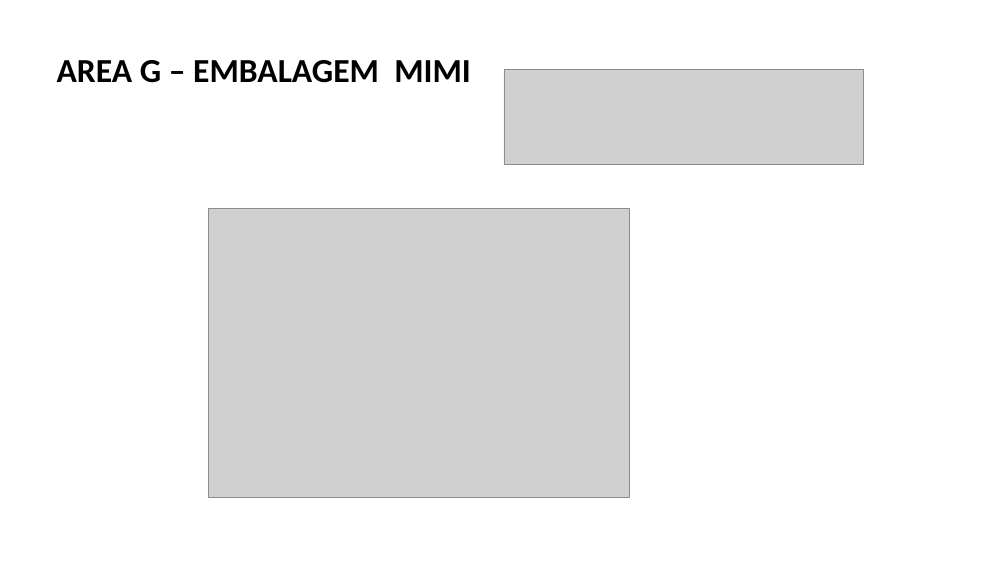
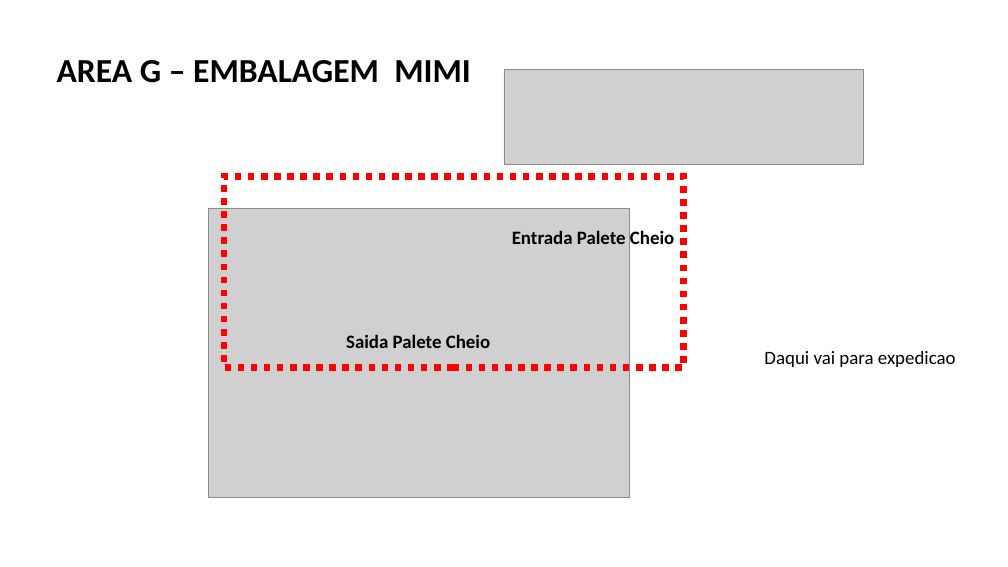
Before and after one commit to fdmartins/tunkers-warehouse-manager, a slide deck: slide 13 of docs/PROCESSO DETALHADO FABIO.pptx. Drawn at 1008x567 pixels with LibreOffice and Linux fonts; fonts in the diff are those of the drawing; grey boxes stand for pictures. Boxes give left, top, right and bottom in pixels: in the first picture for what was removed or moved away, otherwise in the second. Text is boxed around its words. In the diff, an @@ line names an element or a change of style, - is before the commit and + after.

```diff
--- a/docs/PROCESSO DETALHADO FABIO.pptx
+++ b/docs/PROCESSO DETALHADO FABIO.pptx
@@ rectangle added at (224, 176, 684, 368), outline #FF0000 6.25 pt dashed @@
@@ text added at (512, 230, 674, 244), 18 pt, text #000000, bold @@
+Entrada Palete Cheio
@@ text added at (346, 334, 490, 348), 18 pt, text #000000, bold @@
+Saida Palete Cheio
@@ text added at (764, 351, 956, 367), 18 pt, text #000000 @@
+Daqui vai para expedicao
```
Also in this commit, not shown: 4 other slides changed, 4 slides added, 4 slides removed, 9 other files.
